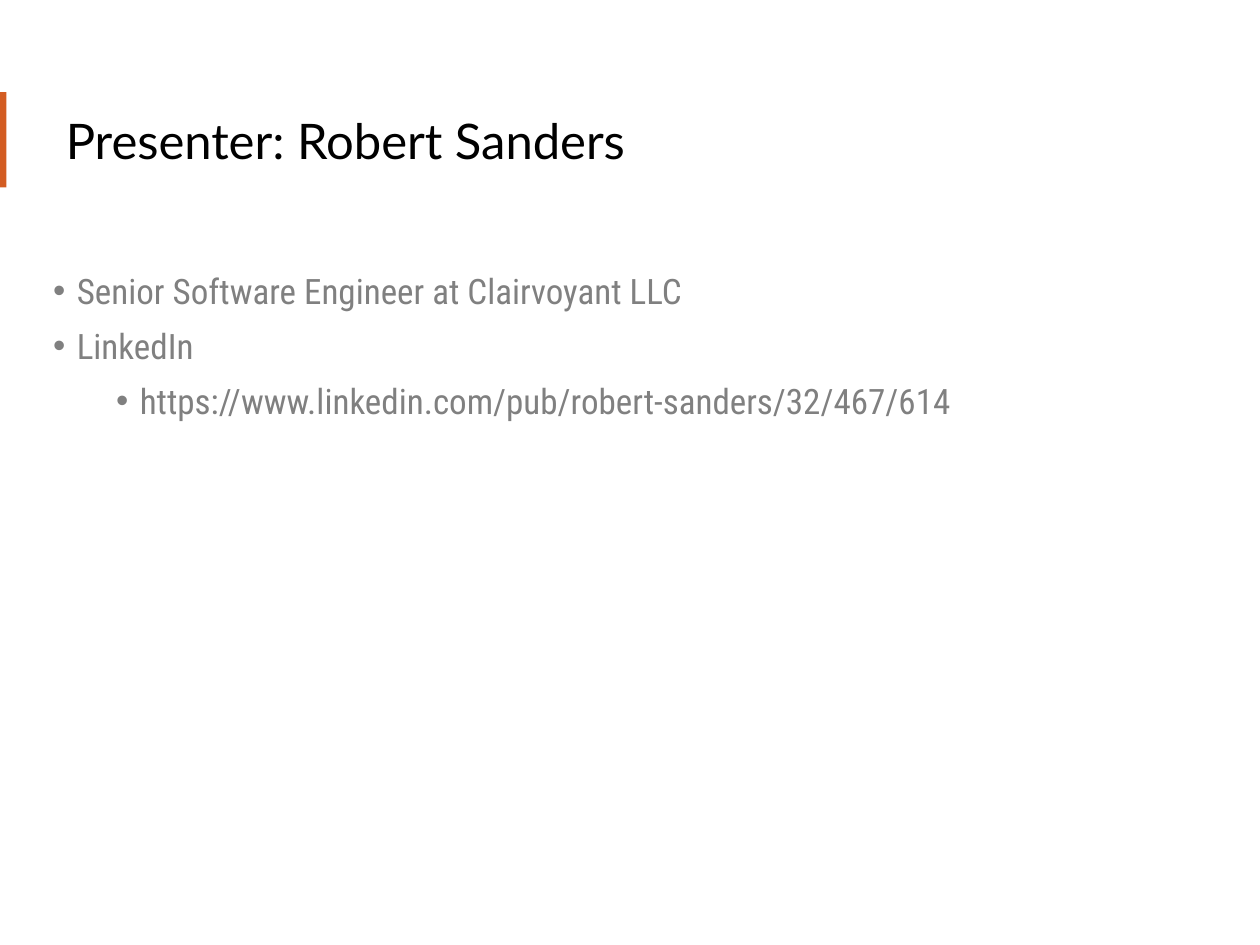
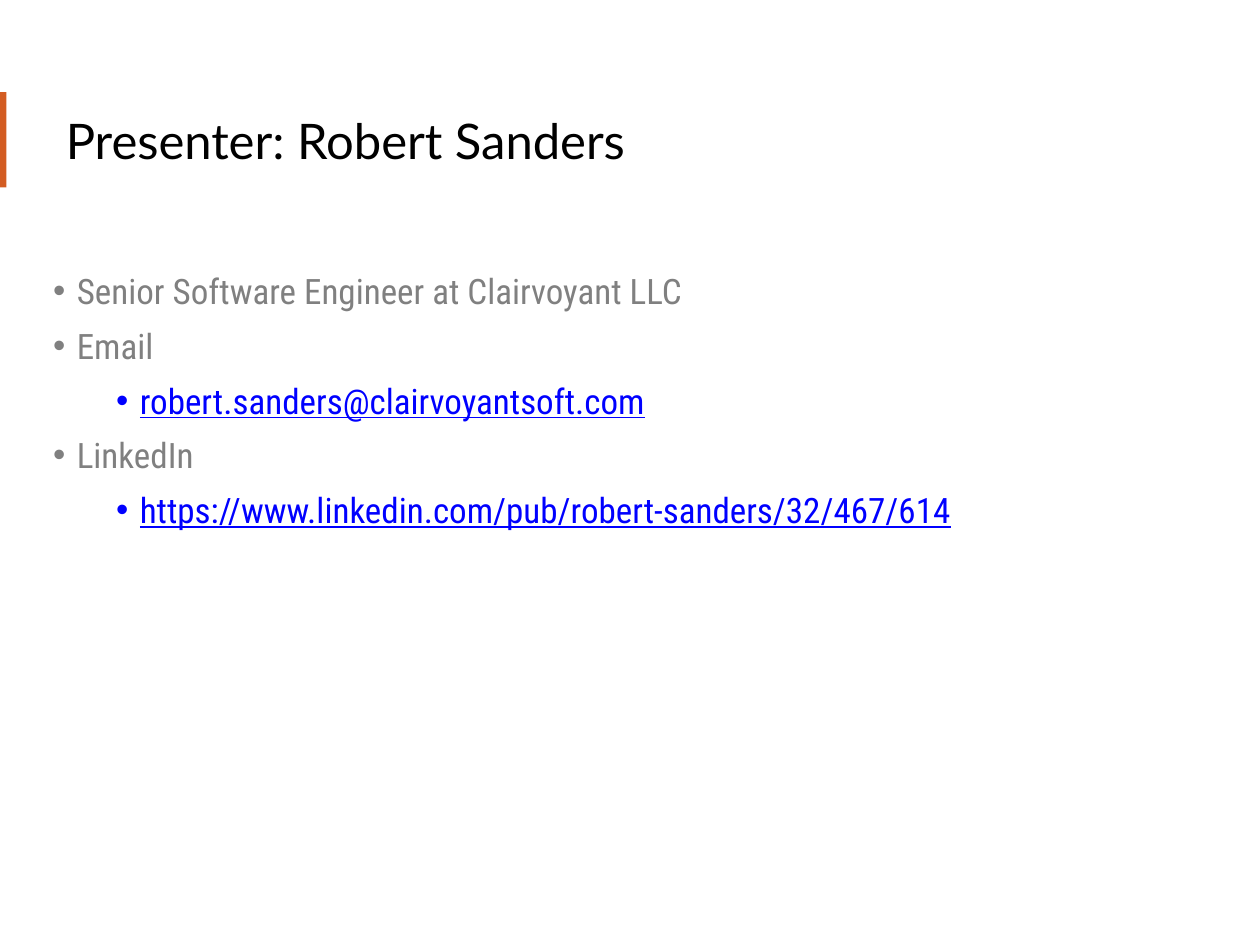
Before and after one commit to teamclairvoyant/intro-to-spark, a slide deck: slide 3 of Intro to Apache Spark Slides.pptx. Drawn at 1260x945 pixels with LibreOffice and Linux fonts; fonts in the diff are those of the drawing. Boxes give left, top, right and bottom in pixels: in the first picture for what was removed or moved away, otherwise in the second. Text is boxed around its words. In the diff, an @@ line names an element or a change of style, - is before the commit and + after.

Commit message:
Fixing spelling issues and other issues with slides after first run through

```diff
--- a/Intro to Apache Spark Slides.pptx
+++ b/Intro to Apache Spark Slides.pptx
@@ text at <box>77,333,645,422</box>: paragraphs added @@
+• Email
+  • robert.sanders@clairvoyantsoft.com
@@ text at <box>140,496,950,530</box>: text colour #808080 to #0000FF, underline on in "https://www.linkedin.com/pub/robert-sanders/32/467/614" @@
```
Also in this commit, not shown: 13 other slides changed.
